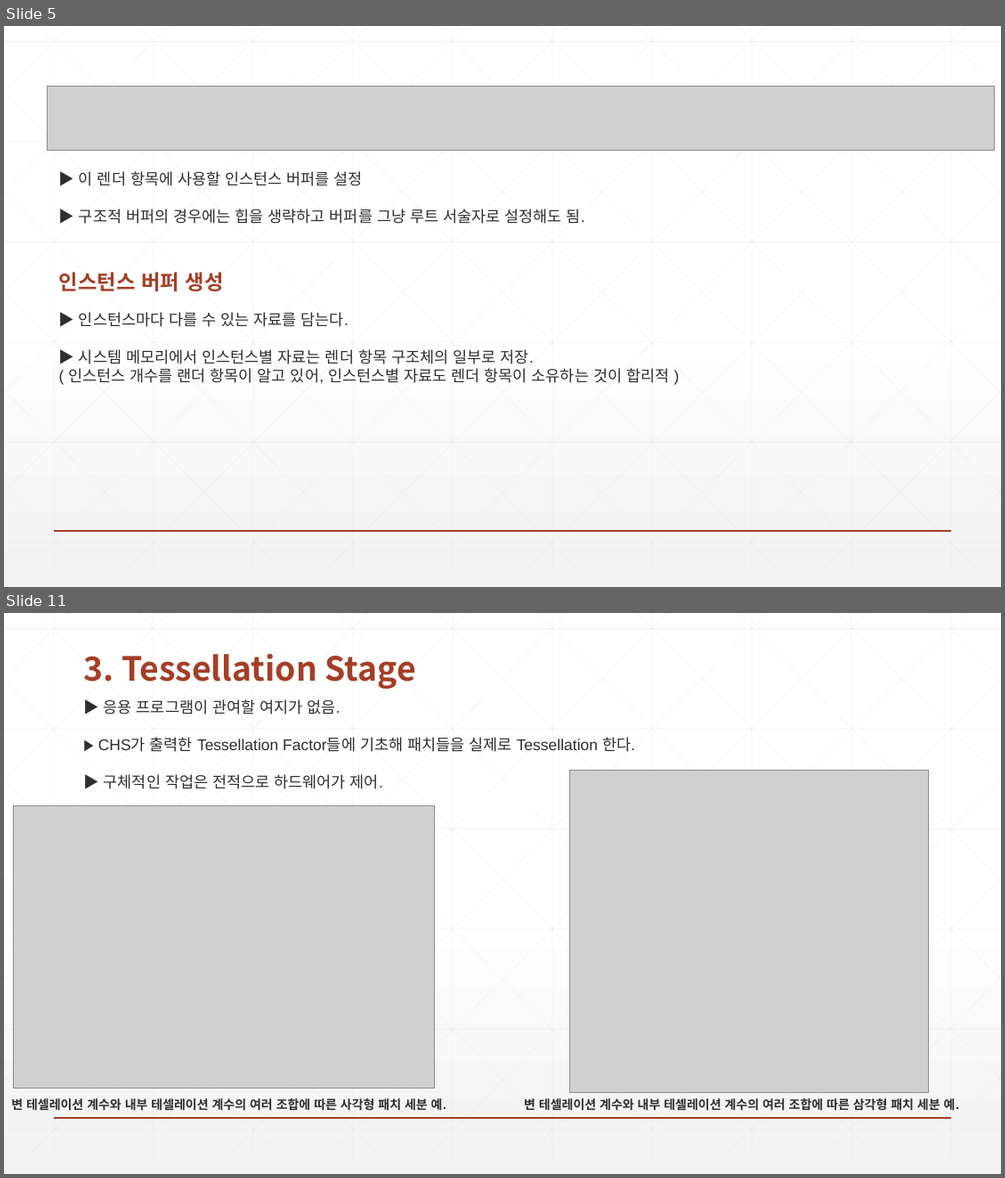
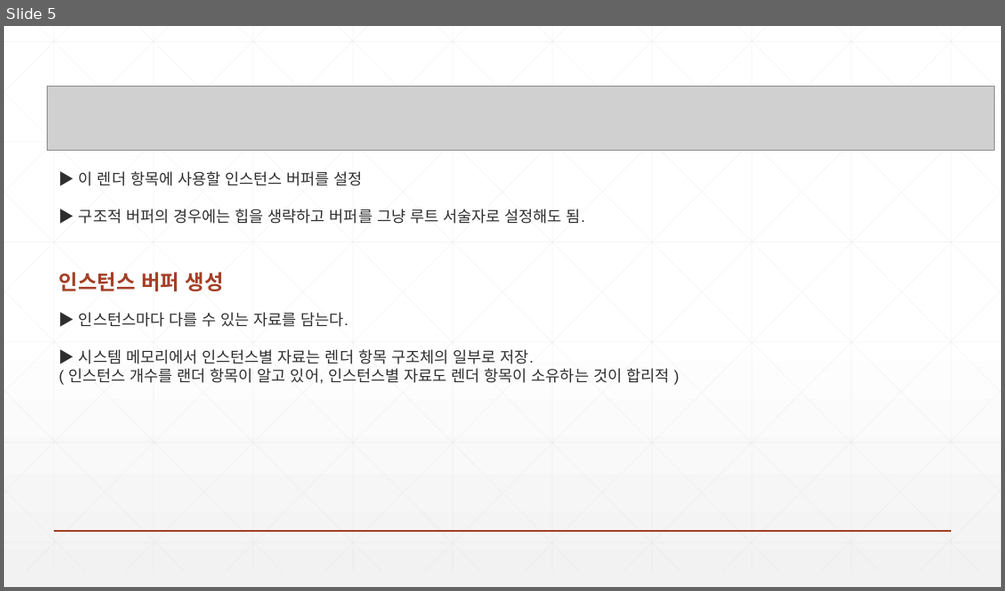
Before and after one commit to earthboom/CodingStudy, a slide deck: Common/Chapter16 InstancingAndCulling.pptx. Shown one above the other, each under a label of ours: slides 5 and 11 before the commit, slide 5 after it; the slides between them are not shown. The pictures are 1005x1178 and 1005x591 pixels, drawn with LibreOffice and Linux fonts; fonts in the diff are those of the drawing; grey boxes stand for pictures. Boxes give left, top, right and bottom in pixels: in the first picture for what was removed or moved away, otherwise in the second. Text is boxed around its words. In the diff, an @@ line names an element or a change of style, - is before the commit and + after.

```diff
--- a/Common/Chapter16 InstancingAndCulling.pptx
+++ b/Common/Chapter16 InstancingAndCulling.pptx
@@ slide 11 removed at <box>4,613,1001,1174</box>, background gradient #FFFFFF to #F2F2F2; not listed: 47 template elements that a slide beside it also shows @@
@@ text removed at <box>84,653,416,689</box> @@
-3. Tessellation Stage
@@ text removed at <box>104,699,635,789</box> @@
-▶ 응용 프로그램이 관여할 여지가 없음.
-▶ CHS가 출력한 Tessellation Factor들에 기초해 패치들을 실제로 Tessellation 한다.
-▶ 구체적인 작업은 전적으로 하드웨어가 제어.
@@ picture removed at <box>569,771,928,1093</box> @@
@@ picture removed at <box>13,806,435,1088</box> @@
@@ text removed at <box>11,1098,446,1111</box> @@
-변 테셀레이션 계수와 내부 테셀레이션 계수의 여러 조합에 따른 사각형 패치 세분 예.
@@ text removed at <box>524,1098,959,1111</box> @@
-변 테셀레이션 계수와 내부 테셀레이션 계수의 여러 조합에 따른 삼각형 패치 세분 예.
```
Also in this commit, not shown: 4 slides added, 7 other slides removed, 12 other files.
